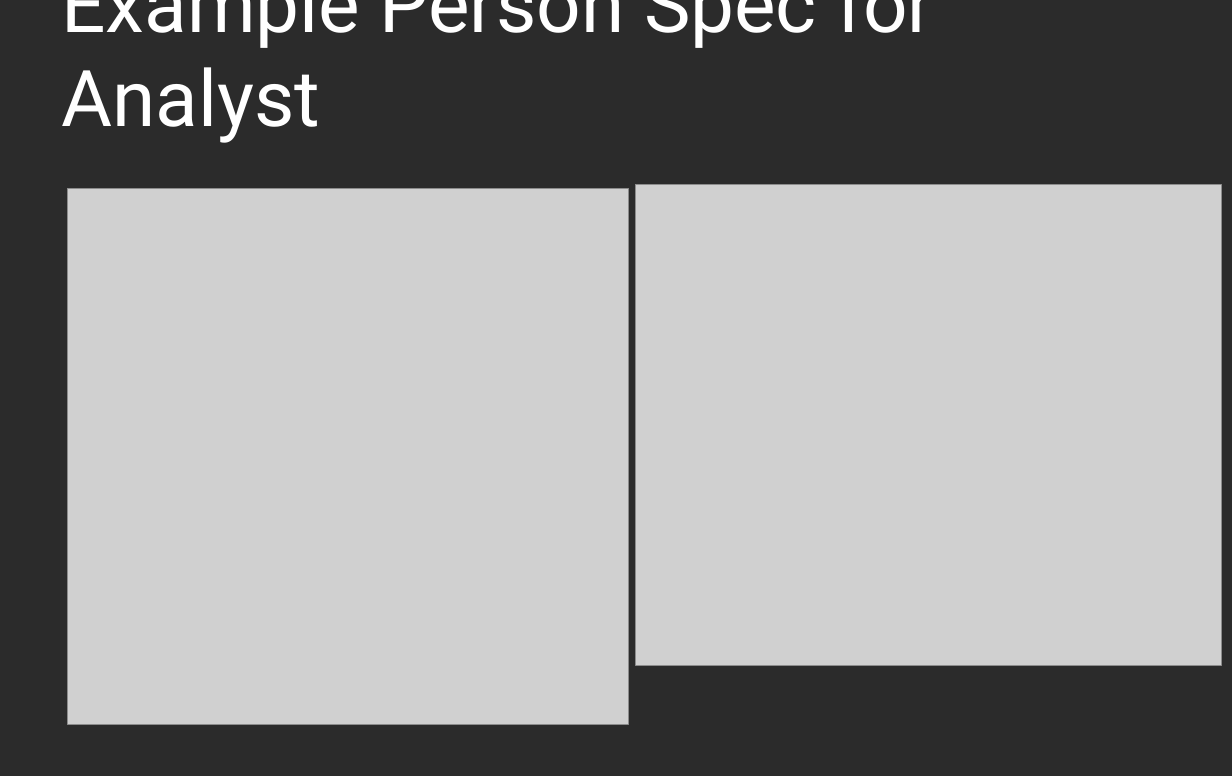
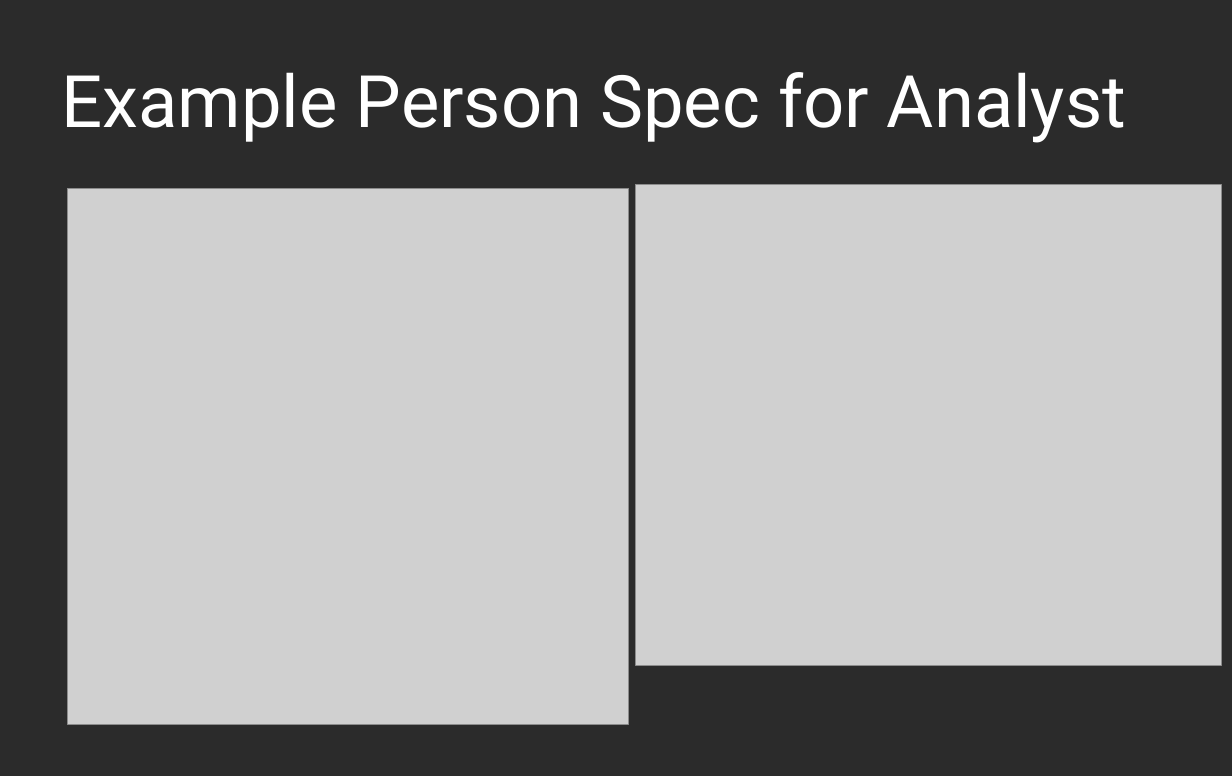
Before and after one commit to alan-y/phiproject-talk, a slide deck: slide 6 of post_phd_ay.pptx. Drawn at 1232x776 pixels with LibreOffice and Linux fonts; fonts in the diff are those of the drawing; grey boxes stand for pictures; background and template pictures are left out; a plain dark background stands for a picture behind light text. Boxes give left, top, right and bottom in pixels: in the first picture for what was removed or moved away, otherwise in the second. Text is boxed around its words. In the diff, an @@ line names an element or a change of style, - is before the commit and + after.

```diff
--- a/post_phd_ay.pptx
+++ b/post_phd_ay.pptx
@@ text "Example Person Spec for Analyst" at box(62, 72, 1126, 143): size 60 to 55.5 pt @@
```
Also in this commit, not shown: 4 other slides changed, 1 slide added, 1 slide removed.
